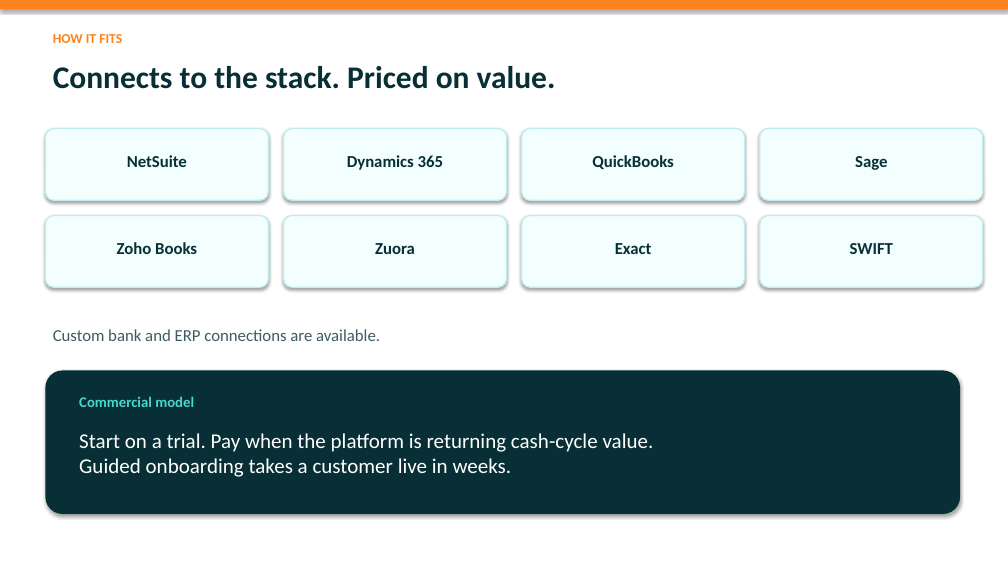
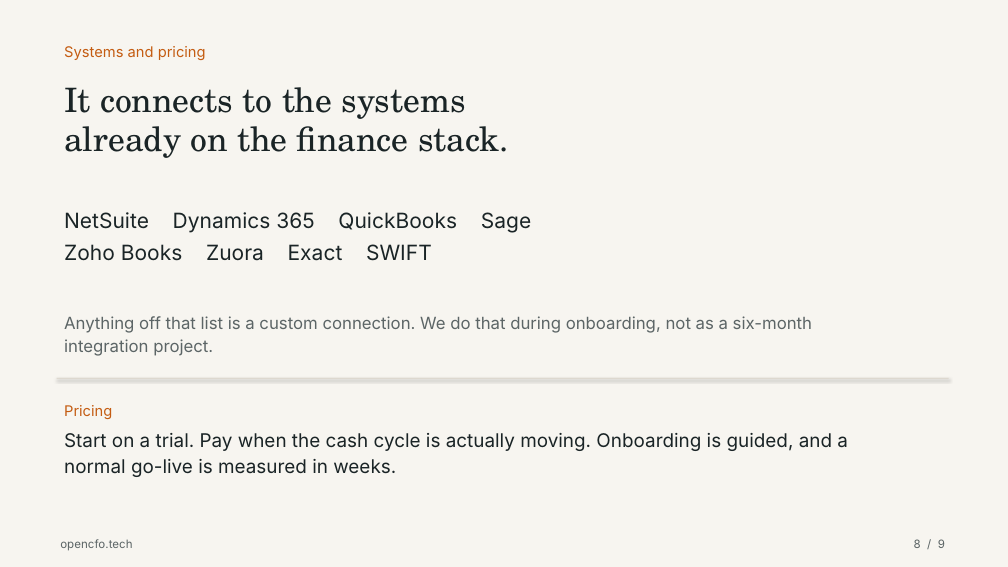
Before and after one commit to seethinajayadileep/cursor_repo, a slide deck: slide 8 of OpenCFO-pitch-deck.pptx. Drawn at 1008x567 pixels with LibreOffice and Linux fonts; fonts in the diff are those of the drawing. Boxes give left, top, right and bottom in pixels: in the first picture for what was removed or moved away, otherwise in the second. Text is boxed around its words. In the diff, an @@ line names an element or a change of style, - is before the commit and + after.

```diff
--- a/OpenCFO-pitch-deck.pptx
+++ b/OpenCFO-pitch-deck.pptx
@@ rectangle at (x1=0, y1=0, x2=1008, y2=567): fill #FFFFFF to #F7F5F0 @@
@@ rectangle removed at (x1=0, y1=0, x2=1008, y2=9) @@
@@ text added at (x1=64, y1=46, x2=206, y2=60), 14 pt, text #C45C12 @@
+Systems and pricing
@@ text removed at (x1=53, y1=66, x2=556, y2=89) @@
-Connects to the stack. Priced on value.
@@ text at (x1=64, y1=87, x2=509, y2=158): text changed; size 13 to 32 pt; font Calibri to TeX Gyre Schola; text colour #FC821F to #1A2426; bold off @@
-HOW IT FITS
+It connects to the systems
+already on the finance stack.
@@ rounded rectangle removed at (x1=45, y1=129, x2=268, y2=200) @@
@@ rounded rectangle removed at (x1=284, y1=129, x2=507, y2=200) @@
@@ rounded rectangle removed at (x1=522, y1=129, x2=745, y2=200) @@
@@ rounded rectangle removed at (x1=760, y1=129, x2=983, y2=200) @@
@@ text removed at (x1=127, y1=155, x2=187, y2=167) @@
-NetSuite
@@ text removed at (x1=347, y1=155, x2=443, y2=170) @@
-Dynamics 365
@@ text removed at (x1=592, y1=155, x2=674, y2=169) @@
-QuickBooks
@@ text removed at (x1=855, y1=156, x2=887, y2=170) @@
-Sage
@@ rounded rectangle removed at (x1=45, y1=216, x2=268, y2=287) @@
@@ text added at (x1=64, y1=212, x2=457, y2=261), 20 pt, text #1A2426 @@
+NetSuite Dynamics 365 QuickBooks Sage
+Zoho Books Zuora Exact SWIFT
@@ rounded rectangle removed at (x1=284, y1=216, x2=507, y2=287) @@
@@ rounded rectangle removed at (x1=522, y1=216, x2=745, y2=287) @@
@@ rounded rectangle removed at (x1=760, y1=216, x2=983, y2=287) @@
@@ text removed at (x1=117, y1=242, x2=197, y2=254) @@
-Zoho Books
@@ text removed at (x1=375, y1=243, x2=415, y2=254) @@
-Zuora
@@ text removed at (x1=615, y1=243, x2=652, y2=254) @@
-Exact
@@ text removed at (x1=850, y1=243, x2=893, y2=254) @@
-SWIFT
@@ text removed at (x1=53, y1=329, x2=380, y2=341) @@
-Custom bank and ERP connections are available.
@@ text added at (x1=64, y1=316, x2=812, y2=356), 16 pt, text #5C6566 @@
+Anything off that list is a custom connection. We do that during onboarding, not as a six-month integration project.
@@ rounded rectangle removed at (x1=45, y1=371, x2=960, y2=514) @@
@@ rectangle added at (x1=57, y1=378, x2=949, y2=379), fill #D8D1C6 @@
@@ text at (x1=64, y1=405, x2=848, y2=477): text changed; size 20 to 18 pt; font Calibri to Inter; text colour #FFFFFF to #1A2426 @@
-Start on a trial. Pay when the platform is returning cash-cycle value.
-Guided onboarding takes a customer live in weeks.
+Pricing
+Start on a trial. Pay when the cash cycle is actually moving. Onboarding is guided, and a normal go-live is measured in weeks.
@@ text removed at (x1=79, y1=396, x2=194, y2=407) @@
-Commercial model
@@ text added at (x1=60, y1=539, x2=132, y2=551), 11 pt, text #5C6566 @@
+opencfo.tech
@@ text added at (x1=914, y1=539, x2=945, y2=548), 11 pt, text #5C6566 @@
+8 / 9
```
Also in this commit, not shown: 8 slides added, 8 slides removed.
